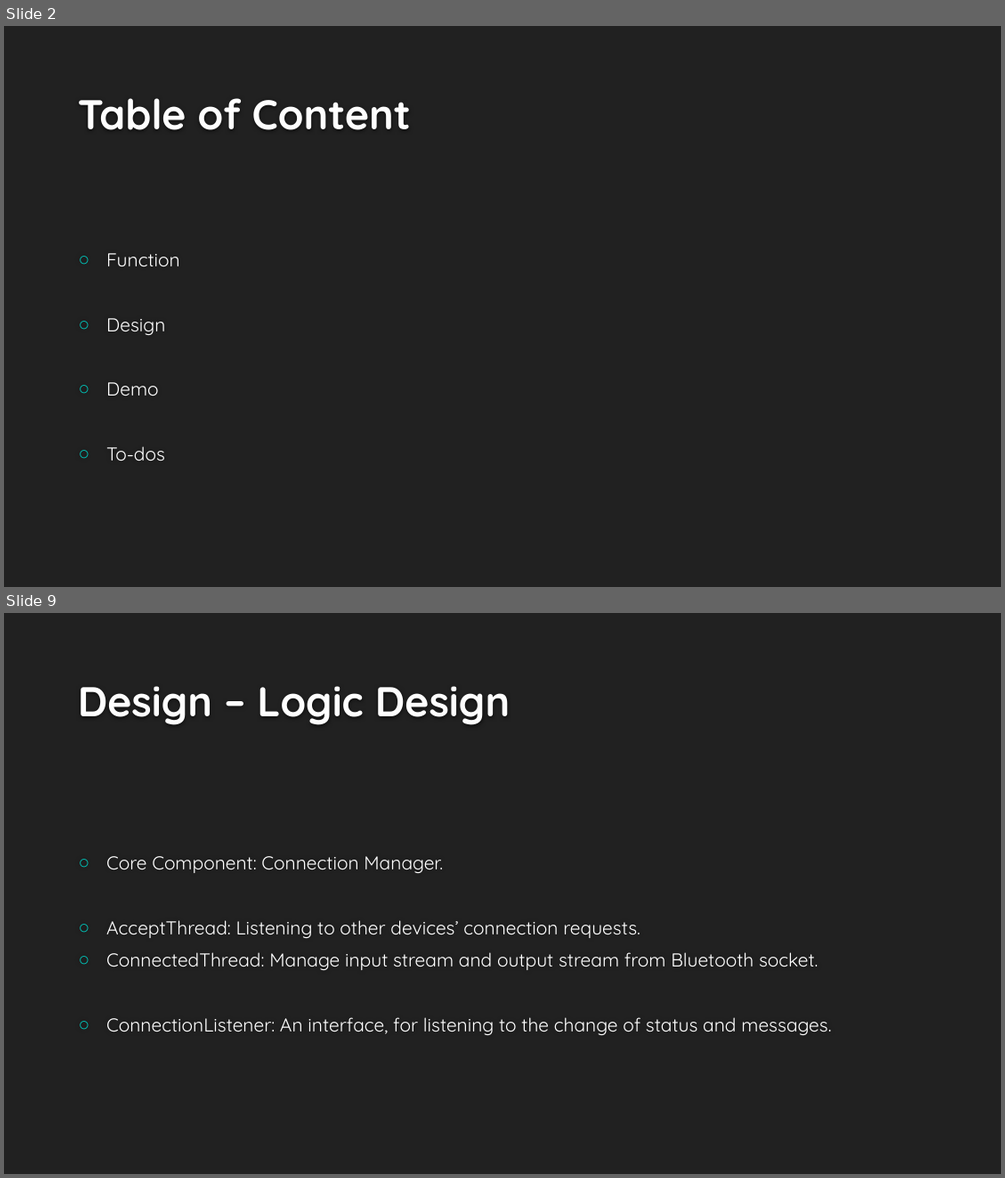
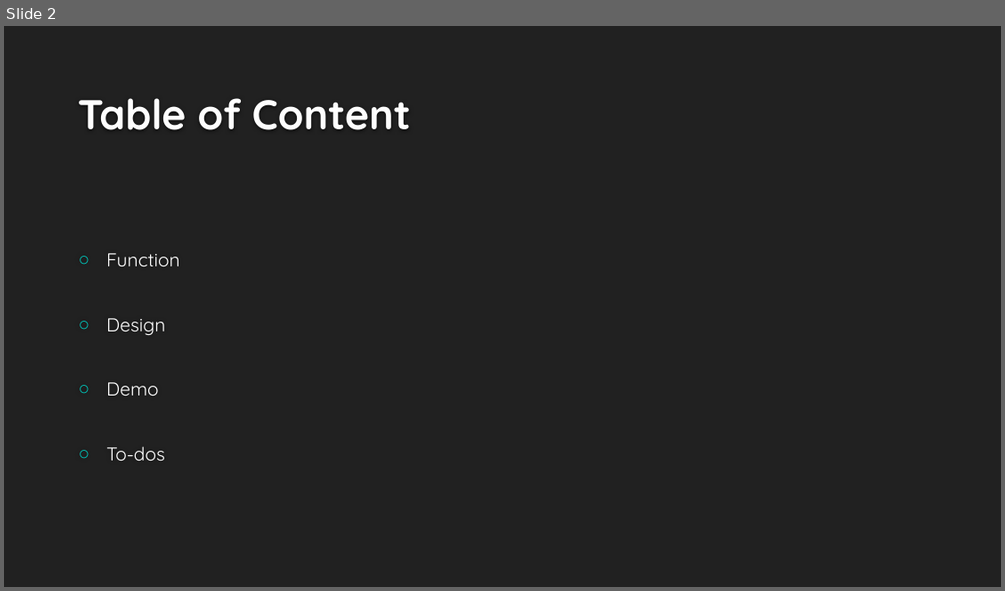
Before and after one commit to peiZ-peter/BluetoothChat, a slide deck: Presentation.pptx. Shown one above the other, each under a label of ours: slides 2 and 9 before the commit, slide 2 after it; the slides between them are not shown. The pictures are 1005x1178 and 1005x591 pixels, drawn with LibreOffice and Linux fonts; fonts in the diff are those of the drawing; background and template pictures are left out. Boxes give left, top, right and bottom in pixels: in the first picture for what was removed or moved away, otherwise in the second. Text is boxed around its words. In the diff, an @@ line names an element or a change of style, - is before the commit and + after.

```diff
--- a/Presentation.pptx
+++ b/Presentation.pptx
@@ slide 9 removed at <box>4,613,1001,1174</box>, background #212121 @@
@@ title removed at <box>78,686,510,725</box> @@
-Design – Logic Design
@@ text removed at <box>106,856,831,1035</box> @@
-○ Core Component: Connection Manager.
-○ AcceptThread: Listening to other devices’ connection requests.
-○ ConnectedThread: Manage input stream and output stream from Bluetooth socket.
-○ ConnectionListener: An interface, for listening to the change of status and messages.
```
Also in this commit, not shown: 10 slides changed, 4 slides added, 5 other slides removed.
